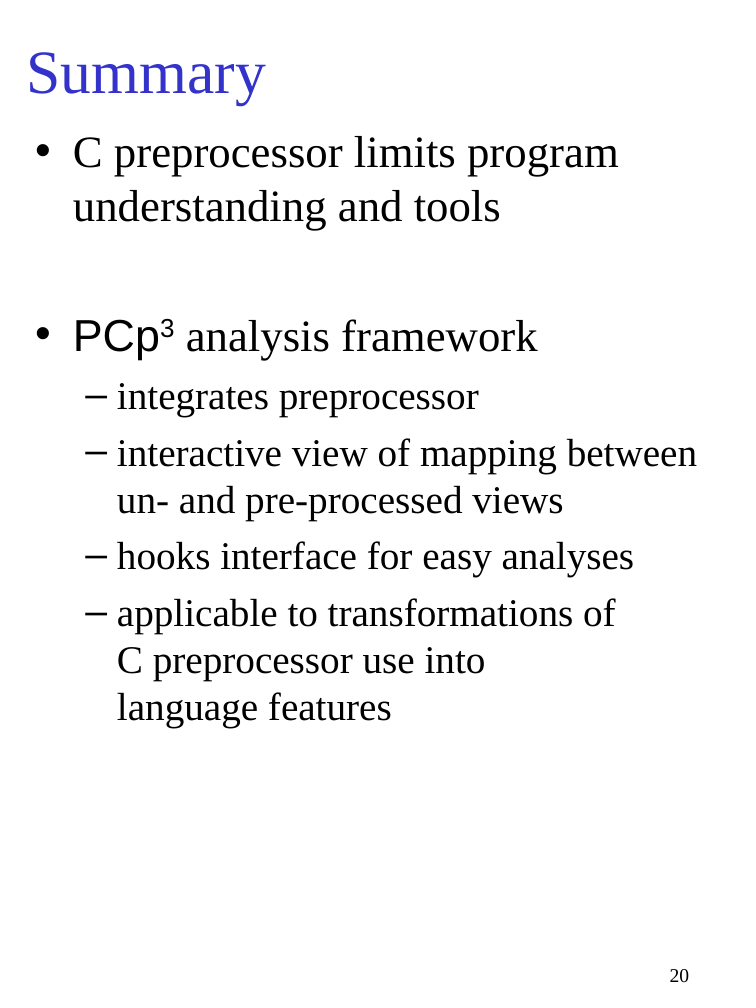
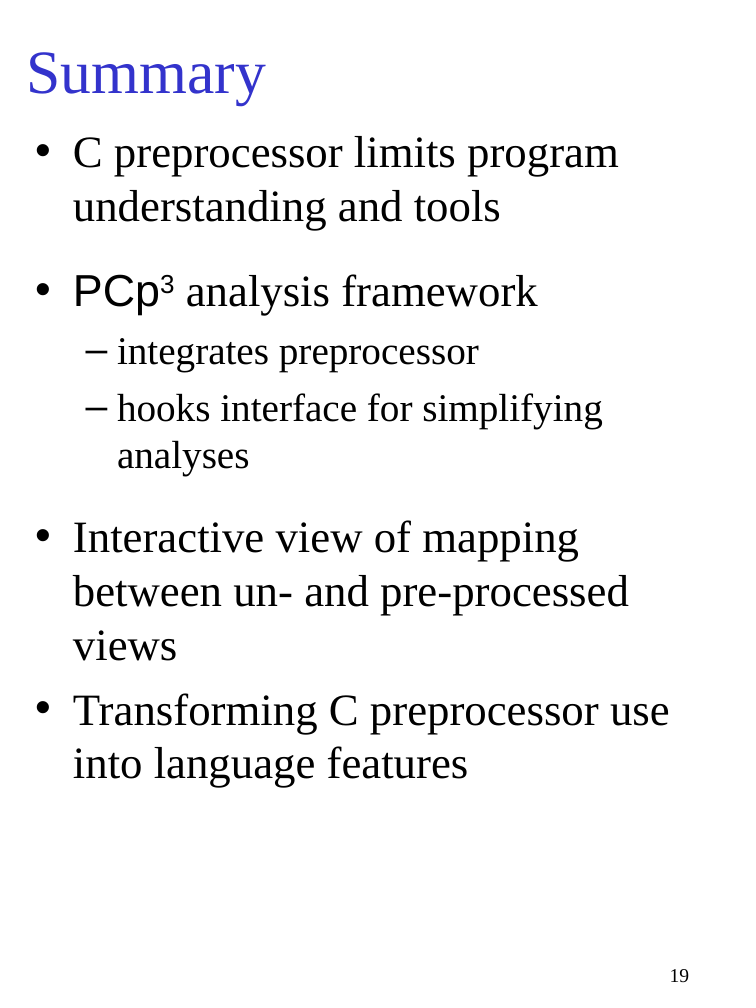
Before and after one commit to gjbadros/empirical_macros, a slide deck: slide 19 of cpp/paper/pcp3.ppt (slide 20 before the commit). Drawn at 756x1008 pixels with LibreOffice and Linux fonts; fonts in the diff are those of the drawing. Boxes give left, top, right and bottom in pixels: in the first picture for what was removed or moved away, otherwise in the second. Text is boxed around its words. In the diff, an @@ line names an element or a change of style, - is before the commit and + after.

Commit message:
Completed revision of the presentation.

```diff
--- a/cpp/paper/pcp3.ppt
+++ b/cpp/paper/pcp3.ppt
@@ text at (73, 393, 670, 788): text changed; size 28 to 32 pt @@
-  – interactive view of mapping between un- and pre-processed views
-  – hooks interface for easy analyses
-  – applicable to transformations of
-    C preprocessor use into
-    language features
+  – hooks interface for simplifying analyses
+• Interactive view of mapping between un- and pre-processed views
+• Transforming C preprocessor use into language features
@@ page number at (670, 969, 690, 983): text changed @@
-20
+19
```
Also in this commit, not shown: 12 other slides changed, 2 slides added, 1 slide removed.
